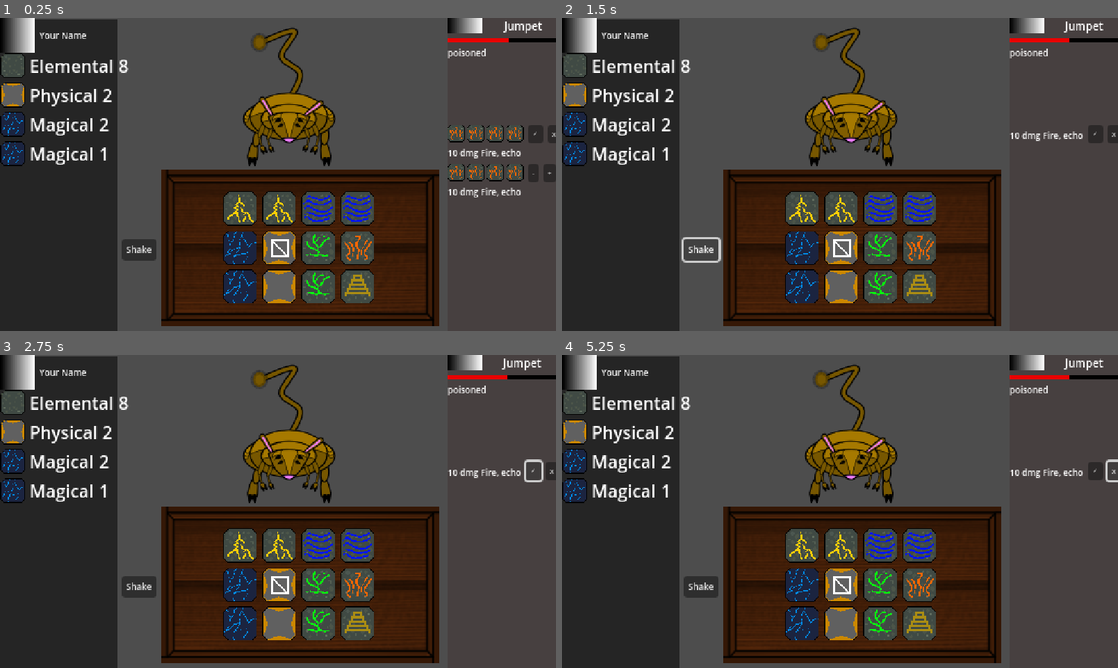
Above: before the commit, frames 1-4 (two rows, left to right).
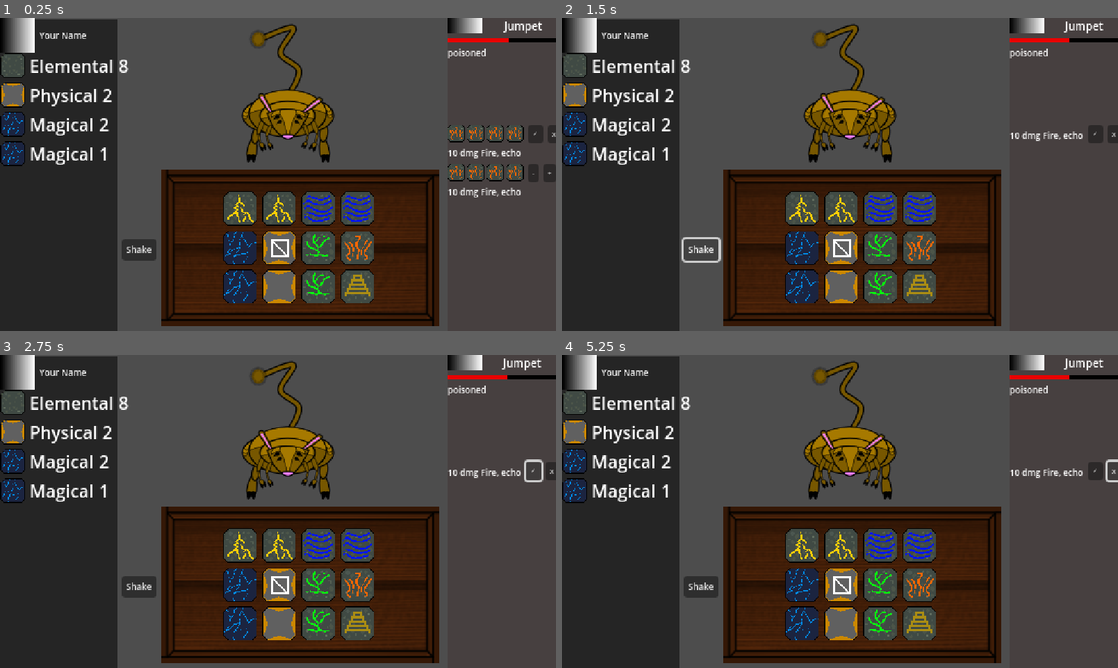
Above: after the commit, the same moments.

Repository: brianhall1313/rune-box-dice-roller
Game: Godot game, scene res://scenes/encounter.tscn
The game is run twice, just before and just after one commit, with the same random seed, the same clock (stepped at 60 frames per second) and the same inputs. The project has no main scene, so this scene is started directly.
Inputs:
- Up to frame 1 (0.25 s): no input
- Up to frame 2 (1.5 s): click "✓" at 0.5 s; click "Shake" at 1.25 s
- Up to frame 3 (2.75 s): click "✓" at 2 s
- Up to frame 4 (5.25 s): click "Shake" at 2.75 s; click "✓" at 3.5 s; click "Shake" at 4.25 s; click "X" at 5 s

The runs differ from the first frame. In frame 1, 2.3% of the frame differs, in the area x 43-61%, y 1-48%; in frame 2, 2.3%; in frame 3, 2.3%; in frame 4, 2.3%.

Commit message:
thinking about monsters now~

Diff:
--- /dev/null
+++ b/globals/MonsterManager.gd
@@ -0,0 +1 @@
+extends Node
--- /dev/null
+++ b/scenes/bumblebear.tscn
@@ -0,0 +1,36 @@
+[gd_scene load_steps=6 format=3 uid="uid://coa7n5qj86rml"]
+
+[ext_resource type="Texture2D" uid="uid://56aqm2klayjn" path="res://textures/Bumblebear/Bumble_Strike.png" id="1_werpa"]
+[ext_resource type="Texture2D" uid="uid://behhpyxbgjl5q" path="res://textures/Bumblebear/Bumble_Base.png" id="2_godqu"]
+[ext_resource type="Texture2D" uid="uid://5nwst0dfcce2" path="res://textures/Bumblebear/Bumble_2.png" id="3_8iu55"]
+[ext_resource type="Texture2D" uid="uid://do0f67xsdbrpo" path="res://textures/Bumblebear/Bumble_3.png" id="4_1c3hi"]
+
+[sub_resource type="SpriteFrames" id="SpriteFrames_nws6w"]
+animations = [{
+"frames": [{
+"duration": 1.0,
+"texture": ExtResource("1_werpa")
+}],
+"loop": true,
+"name": &"attack",
+"speed": 5.0
+}, {
+"frames": [{
+"duration": 1.0,
+"texture": ExtResource("2_godqu")
+}, {
+"duration": 1.0,
+"texture": ExtResource("3_8iu55")
+}, {
+"duration": 1.0,
+"texture": ExtResource("4_1c3hi")
+}],
+"loop": true,
+"name": &"idle",
+"speed": 5.0
+}]
+
+[node name="bumblebear" type="AnimatedSprite2D"]
+sprite_frames = SubResource("SpriteFrames_nws6w")
+animation = &"idle"
+frame_progress = 0.964612
--- a/scenes/encounter.gd
+++ b/scenes/encounter.gd
@@ -1,5 +1,6 @@
 extends Node2D
 
+@onready var monster_manager: Node2D = $monster_manager
 @onready var ui: Control = $UI
 
 
--- a/scenes/encounter.tscn
+++ b/scenes/encounter.tscn
@@ -1,65 +1,24 @@
-[gd_scene load_steps=13 format=3 uid="uid://onto76ada87d"]
+[gd_scene load_steps=7 format=3 uid="uid://onto76ada87d"]
 
 [ext_resource type="PackedScene" uid="uid://un86ip0c1s75" path="res://scenes/player_info_element.tscn" id="1_62fm1"]
 [ext_resource type="Script" path="res://scenes/encounter.gd" id="1_ntlaj"]
 [ext_resource type="Script" path="res://scenes/ui.gd" id="2_dtx1n"]
-[ext_resource type="Texture2D" uid="uid://bhhfr6mn1nwga" path="res://textures/Jumpet/Jumpet_Base.png" id="2_tdpf4"]
+[ext_resource type="PackedScene" uid="uid://c32sargkrku8f" path="res://scenes/jumpet.tscn" id="2_pm20s"]
 [ext_resource type="PackedScene" uid="uid://dka5ft4cxosrs" path="res://scenes/right_panel.tscn" id="2_yr2bm"]
 [ext_resource type="PackedScene" uid="uid://h587v4triyb6" path="res://scenes/active_panel.tscn" id="3_5nnk0"]
-[ext_resource type="Texture2D" uid="uid://52xpjopx0wrq" path="res://textures/Jumpet/Jumpet_Base_2.png" id="3_s8nbm"]
-[ext_resource type="Texture2D" uid="uid://ckovvb1r7xkti" path="res://textures/Jumpet/Jumpet_Base.3.png" id="4_3osgq"]
-
-[sub_resource type="AtlasTexture" id="AtlasTexture_6hkl7"]
-atlas = ExtResource("2_tdpf4")
-region = Rect2(0, 0, 256, 256)
-
-[sub_resource type="AtlasTexture" id="AtlasTexture_mtakt"]
-atlas = ExtResource("3_s8nbm")
-region = Rect2(0, 0, 256, 256)
-
-[sub_resource type="AtlasTexture" id="AtlasTexture_m2lbr"]
-atlas = ExtResource("4_3osgq")
-region = Rect2(0, 0, 256, 256)
-
-[sub_resource type="SpriteFrames" id="SpriteFrames_gdi4d"]
-animations = [{
-"frames": [{
-"duration": 1.0,
-"texture": SubResource("AtlasTexture_6hkl7")
-}, {
-"duration": 1.0,
-"texture": SubResource("AtlasTexture_mtakt")
-}, {
-"duration": 1.0,
-"texture": SubResource("AtlasTexture_m2lbr")
-}, {
-"duration": 1.0,
-"texture": SubResource("AtlasTexture_6hkl7")
-}, {
-"duration": 1.0,
-"texture": SubResource("AtlasTexture_mtakt")
-}, {
-"duration": 1.0,
-"texture": SubResource("AtlasTexture_6hkl7")
-}, {
-"duration": 1.0,
-"texture": SubResource("AtlasTexture_mtakt")
-}],
-"loop": true,
-"name": &"default",
-"speed": 5.0
-}]
 
 [node name="encounter" type="Node2D"]
 script = ExtResource("1_ntlaj")
 
-[node name="Node2D" type="Node2D" parent="."]
+[node name="monster_manager" type="Node2D" parent="."]
+position = Vector2(265, 34)
+
+[node name="Jumpet" parent="monster_manager" instance=ExtResource("2_pm20s")]
+animation = &"idle"
+frame_progress = 0.286582
+
+[node name="monster_position" type="Node2D" parent="."]
 position = Vector2(266, 37)
-
-[node name="AnimatedSprite2D" type="AnimatedSprite2D" parent="Node2D"]
-sprite_frames = SubResource("SpriteFrames_gdi4d")
-frame = 5
-frame_progress = 0.141912
 
 [node name="UI" type="Control" parent="."]
 layout_mode = 3
--- /dev/null
+++ b/scenes/jumpet.gd
@@ -0,0 +1,55 @@
+extends AnimatedSprite2D
+
+
+@export var max_health:int = 100
+@export var health:int = 100
+@export var attack:int = 10
+@export var defence:int = 0
+
+var current_action_index:int
+
+var actions:Array[Dictionary] = [
+	{#be agressive, be be agressive
+		"name":"Viscous Claw",
+		"attack":func ():return attack+10,
+	},
+	{#attack and defend
+		"name":"Evasive Strike",
+		"attack":func ():return attack,
+		"defence":func ():return 10 #armor
+	},
+	{#poison the player
+		"name":"Dirty Claw",
+		"attack":func ():return 3,
+		"effect":func ():return {"poison":5}
+	}
+]
+
+func _ready() -> void:
+	pass
+
+func take_turn() -> void:
+	select_action()
+
+func select_action()-> void:
+	current_action_index = randi_range(0,len(actions))
+
+func play_animation(animation_name:String)->void:
+	play_animation(animation_name)
+
+func heal_damage(amount:int)->void:
+	if amount + health > max_health:
+		health = max_health
+		return
+	health += amount
+
+func take_damage(damage:int)->void:
+	if damage < defence:
+		defence -= damage
+		return
+	var current_damage = damage - defence
+	defence = 0
+	if current_damage > health:
+		health = 0
+		return
+	health -= current_damage
--- /dev/null
+++ b/scenes/jumpet.tscn
@@ -0,0 +1,113 @@
+[gd_scene load_steps=17 format=3 uid="uid://c32sargkrku8f"]
+
+[ext_resource type="Texture2D" uid="uid://bdvsy5xyc3rba" path="res://textures/Jumpet/Jumpet_Grumpet_1.png" id="1_bnmjv"]
+[ext_resource type="Texture2D" uid="uid://cbghf5bwy67a1" path="res://textures/Jumpet/Jumpet_Grumpet_2.png" id="2_uvt6t"]
+[ext_resource type="Texture2D" uid="uid://bg7hlcjqwce7u" path="res://textures/Jumpet/Jumpet_Grumpet__3.png" id="3_dtsuu"]
+[ext_resource type="Texture2D" uid="uid://dwi0hwba5fxgs" path="res://textures/Jumpet/Jumpet_Grumpet_4.png" id="4_xne1u"]
+[ext_resource type="Texture2D" uid="uid://nyvck6orjpsu" path="res://textures/Jumpet/Jumpet_Impact.png" id="5_v3725"]
+[ext_resource type="Texture2D" uid="uid://4364o26kbf8w" path="res://textures/Jumpet/Jumpet_Struck.png" id="6_oqd8r"]
+[ext_resource type="Texture2D" uid="uid://cs4k65gbltel4" path="res://textures/Jumpet/Jumpet_Base.png" id="7_lodbp"]
+[ext_resource type="Texture2D" uid="uid://bmk4kfo8sjia7" path="res://textures/Jumpet/Jumpet_Base_2.png" id="8_gsf41"]
+[ext_resource type="Texture2D" uid="uid://bxjliadp2em1k" path="res://textures/Jumpet/Jumpet_Base.3.png" id="9_ny7gr"]
+[ext_resource type="Texture2D" uid="uid://b806mr5w1n62b" path="res://textures/Jumpet/Jumpet_Layeres.png" id="10_vpitv"]
+[ext_resource type="Texture2D" uid="uid://ixyiuaupwnm4" path="res://textures/Jumpet/Jumpet_Layeres_2.png" id="11_k3e4n"]
+[ext_resource type="Texture2D" uid="uid://djldof3nm7y5s" path="res://textures/Jumpet/Jumpet_Layeres_3.png" id="12_bdrqc"]
+[ext_resource type="Texture2D" uid="uid://dl0kqyq3c7qvl" path="res://textures/Jumpet/Jumpet_Layeres_4.png" id="13_aansc"]
+[ext_resource type="Texture2D" uid="uid://cnhuh4v8btera" path="res://textures/Jumpet/Jumpet_Layeres_5.png" id="14_otyib"]
+[ext_resource type="Script" path="res://scenes/jumpet.gd" id="15_7pbo0"]
+
+[sub_resource type="SpriteFrames" id="SpriteFrames_rdhlt"]
+animations = [{
+"frames": [{
+"duration": 1.0,
+"texture": ExtResource("1_bnmjv")
+}, {
+"duration": 1.0,
+"texture": ExtResource("2_uvt6t")
+}, {
+"duration": 1.0,
+"texture": ExtResource("3_dtsuu")
+}, {
+"duration": 1.0,
+"texture": ExtResource("4_xne1u")
+}],
+"loop": true,
+"name": &"angry",
+"speed": 5.0
+}, {
+"frames": [{
+"duration": 1.0,
+"texture": ExtResource("5_v3725")
+}, {
+"duration": 1.0,
+"texture": ExtResource("5_v3725")
+}, {
+"duration": 1.0,
+"texture": ExtResource("5_v3725")
+}, {
+"duration": 1.0,
+"texture": ExtResource("5_v3725")
+}],
+"loop": true,
+"name": &"attack",
+"speed": 3.0
+}, {
+"frames": [{
+"duration": 1.0,
+"texture": ExtResource("6_oqd8r")
+}, {
+"duration": 1.0,
+"texture": ExtResource("6_oqd8r")
+}, {
+"duration": 1.0,
+"texture": ExtResource("6_oqd8r")
+}, {
+"duration": 1.0,
+"texture": ExtResource("6_oqd8r")
+}, {
+"duration": 1.0,
+"texture": ExtResource("6_oqd8r")
+}],
+"loop": true,
+"name": &"hit",
+"speed": 5.0
+}, {
+"frames": [{
+"duration": 1.0,
+"texture": ExtResource("7_lodbp")
+}, {
+"duration": 1.0,
+"texture": ExtResource("8_gsf41")
+}, {
+"duration": 1.0,
+"texture": ExtResource("9_ny7gr")
+}],
+"loop": true,
+"name": &"idle",
+"speed": 5.0
+}, {
+"frames": [{
+"duration": 1.0,
+"texture": ExtResource("10_vpitv")
+}, {
+"duration": 1.0,
+"texture": ExtResource("11_k3e4n")
+}, {
+"duration": 1.0,
+"texture": ExtResource("12_bdrqc")
+}, {
+"duration": 1.0,
+"texture": ExtResource("13_aansc")
+}, {
+"duration": 1.0,
+"texture": ExtResource("14_otyib")
+}],
+"loop": true,
+"name": &"layers",
+"speed": 5.0
+}]
+
+[node name="Jumpet" type="AnimatedSprite2D"]
+sprite_frames = SubResource("SpriteFrames_rdhlt")
+animation = &"hit"
+script = ExtResource("15_7pbo0")
